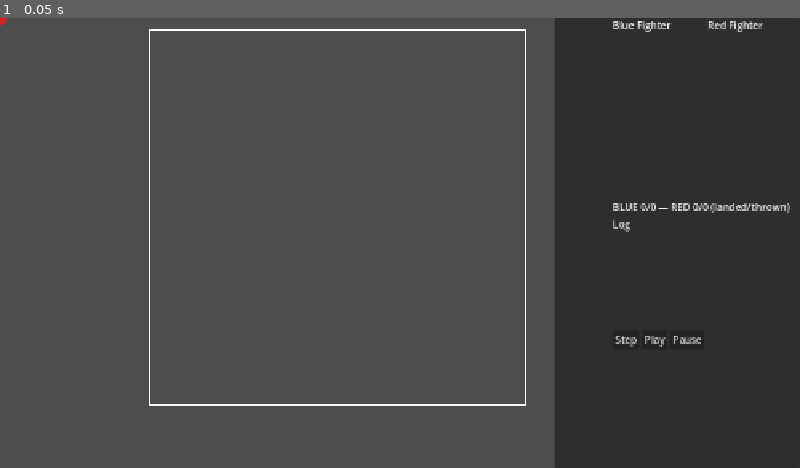
Above: before the commit, frame 1.
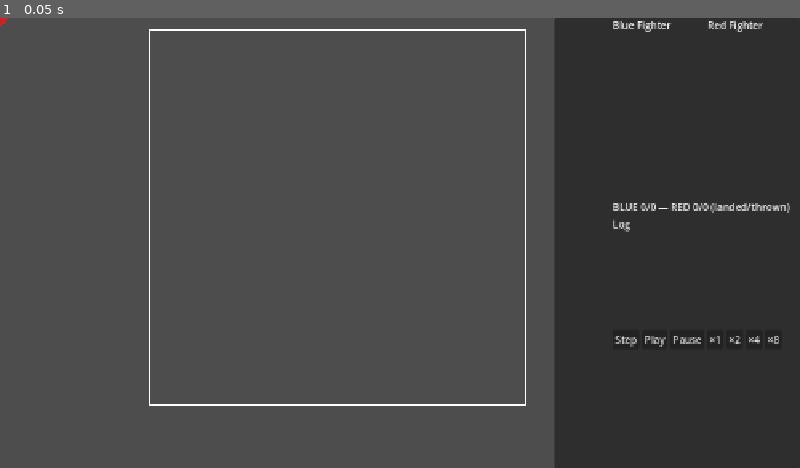
Above: after the commit, the same moment.

Repository: emeene/boxingsim-debugger
Game: Godot game, scene res://scenes/Main.tscn
Same seed, same stepped clock (60 frames per second), same inputs: the game is played once before the commit and once after it.
Inputs:
- Up to frame 1 (0.05 s): no input

The runs differ from the first frame. In frame 1, less than 0.1% of the frame differs, in the area x 88-98%, y 70-73%.

Commit message:
Add speed buttons and selectable fight distance

Diff:
--- a/boxing-debugging/scenes/DebugPanel.gd
+++ b/boxing-debugging/scenes/DebugPanel.gd
@@ -25,6 +25,14 @@
 	step_btn.pressed.connect(func(): WebSocketClient.send_command("step"))
 	play_btn.pressed.connect(func(): WebSocketClient.send_command("play"))
 	pause_btn.pressed.connect(func(): WebSocketClient.send_command("pause"))
+	# Speed buttons, built in code so no .tscn edit is needed. Fast-forward only changes the
+	# tick interval — the fight itself is identical at any speed. ×8 makes a full 12-rounder
+	# (breaks included) a ~6-minute watch instead of ~47.
+	for mult in [1, 2, 4, 8]:
+		var b := Button.new()
+		b.text = "×%d" % mult
+		b.pressed.connect(func(): WebSocketClient.send_command("speed", mult))
+		$VBoxContainer/HBoxContainer.add_child(b)
 	WebSocketClient.tick_received.connect(_on_tick)
 	# Built in code so no .tscn edit is needed (same trick as Main's ended-label)
 	_punch_stats_label = Label.new()
--- a/boxing-debugging/scenes/Main.gd
+++ b/boxing-debugging/scenes/Main.gd
@@ -1,4 +1,8 @@
 extends Node2D
+
+# The fight's scheduled distance. Editable on the Main node in the Godot inspector, so a
+# quick 4-rounder for a smoke test needs no code change.
+@export_range(1, 15) var rounds: int = 12
 
 @onready var ring: Node2D = $Ring
 
@@ -6,7 +10,7 @@
 
 func _ready() -> void:
 	WebSocketClient.tick_received.connect(_on_tick)
-	MatchHttpClient.create_debug_match()
+	MatchHttpClient.create_debug_match(rounds)
 	# Built in code so no .tscn edit is needed — shown once the payload reports ENDED
 	_ended_label = Label.new()
 	_ended_label.add_theme_font_size_override("font_size", 40)
--- a/boxing-debugging/scripts/MatchHttpClient.gd
+++ b/boxing-debugging/scripts/MatchHttpClient.gd
@@ -18,8 +18,8 @@
 	add_child(_http)
 	_http.request_completed.connect(_on_request_completed)
 
-func create_debug_match() -> void:
-	_http.request(BASE_URL + "/api/match?debug=true", [], HTTPClient.METHOD_POST, "")
+func create_debug_match(rounds: int = 12) -> void:
+	_http.request(BASE_URL + "/api/match?debug=true&rounds=%d" % rounds, [], HTTPClient.METHOD_POST, "")
 
 func _on_request_completed(result: int, response_code: int, _headers: PackedStringArray, body: PackedByteArray) -> void:
 	if result != HTTPRequest.RESULT_SUCCESS or response_code != 200:
--- a/boxing-debugging/scripts/WebSocketClient.gd
+++ b/boxing-debugging/scripts/WebSocketClient.gd
@@ -23,9 +23,13 @@
 	_peer.connect_to_url(url)
 
 
-func send_command(command: String) -> void:
+# Commands with a payload (like the speed multiplier) pass it as value; plain commands omit it.
+func send_command(command: String, value = null) -> void:
 	if _state == WebSocketPeer.STATE_OPEN:
-		_peer.send_text('{"command":"' + command + '"}')
+		var msg := {"command": command}
+		if value != null:
+			msg["value"] = value
+		_peer.send_text(JSON.stringify(msg))
 	return
 
 func _process(_delta: float) -> void:
